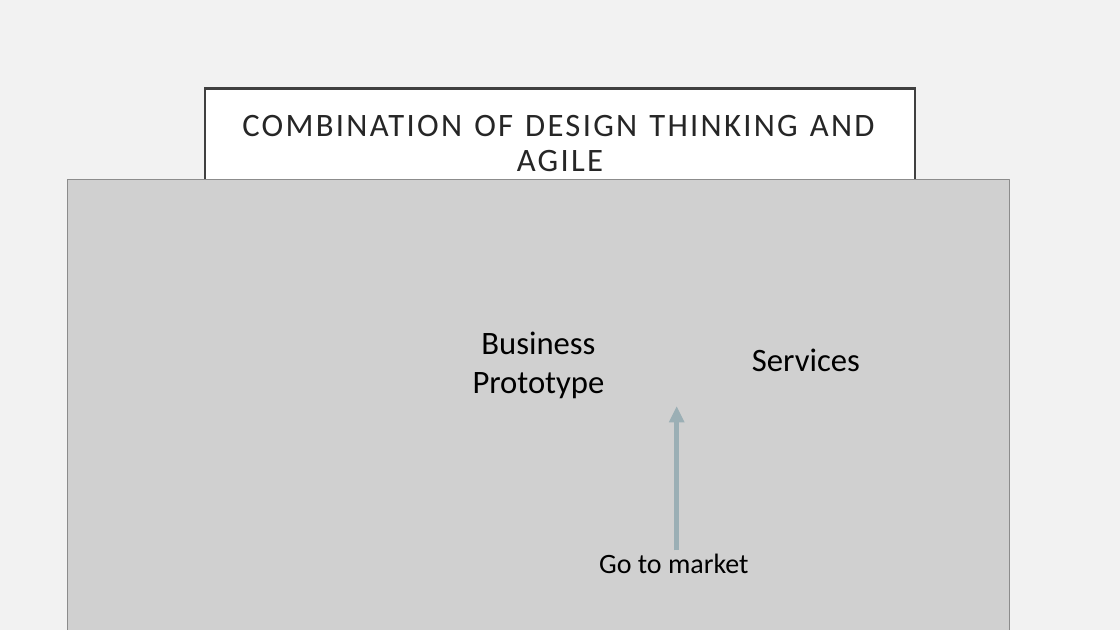
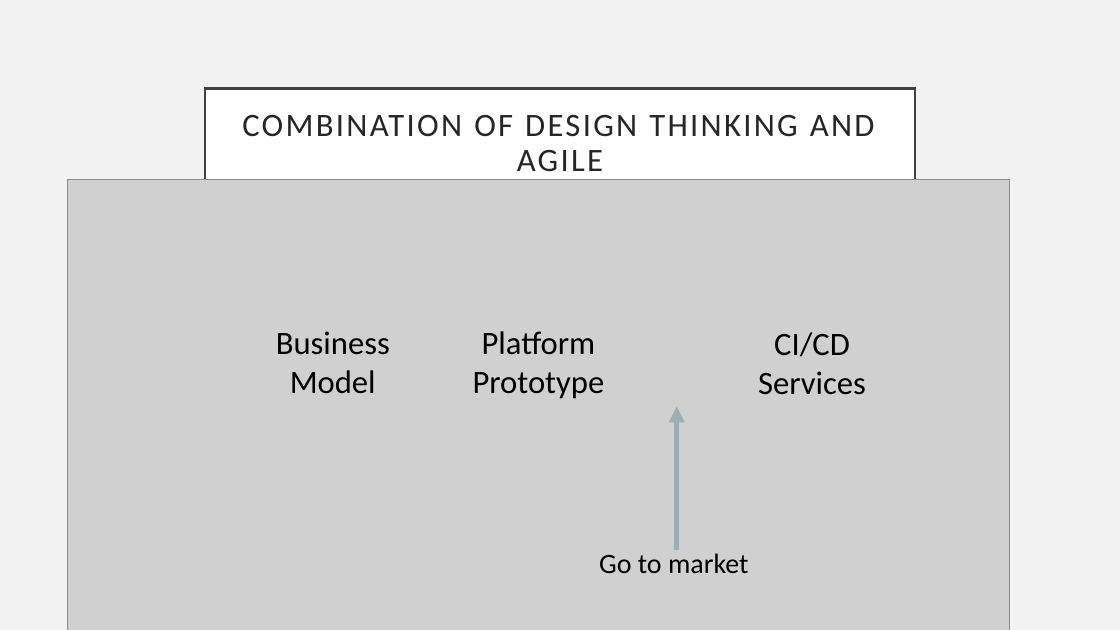
Before and after one commit to AgileBusinessAnalysis/04_TEAM, a slide deck: slide 5 of Agile Business Analysis Pitch.pptx (slide 6 before the commit). Drawn at 1120x630 pixels with LibreOffice and Linux fonts; fonts in the diff are those of the drawing; grey boxes stand for pictures. Boxes give left, top, right and bottom in pixels: in the first picture for what was removed or moved away, otherwise in the second. Text is boxed around its words. In the diff, an @@ line names an element or a change of style, - is before the commit and + after.

```diff
--- a/Agile Business Analysis Pitch.pptx
+++ b/Agile Business Analysis Pitch.pptx
@@ text "CI/CD": place and size @@
-text "CI/CD" at box(752, 348, 860, 372)
+text "CI/CD" at box(758, 332, 866, 395)
@@ text added at box(276, 331, 390, 394), 28 pt, text #000000 @@
+Business
+Model
@@ text at box(473, 331, 605, 399): text changed @@
-Business Prototype
+Platform Prototype
@@ text at box(774, 332, 850, 357): paragraph added @@
+CI/CD
```
Also in this commit, not shown: 2 other slides changed.
